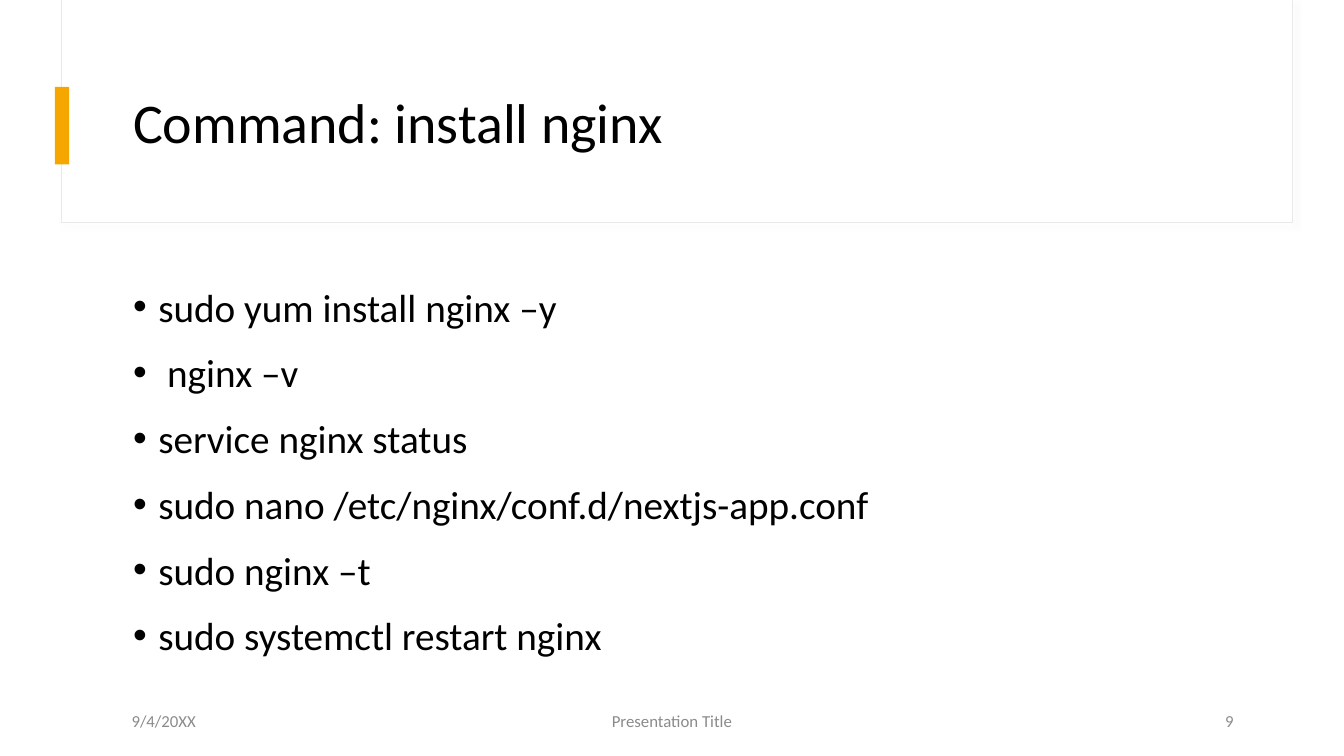
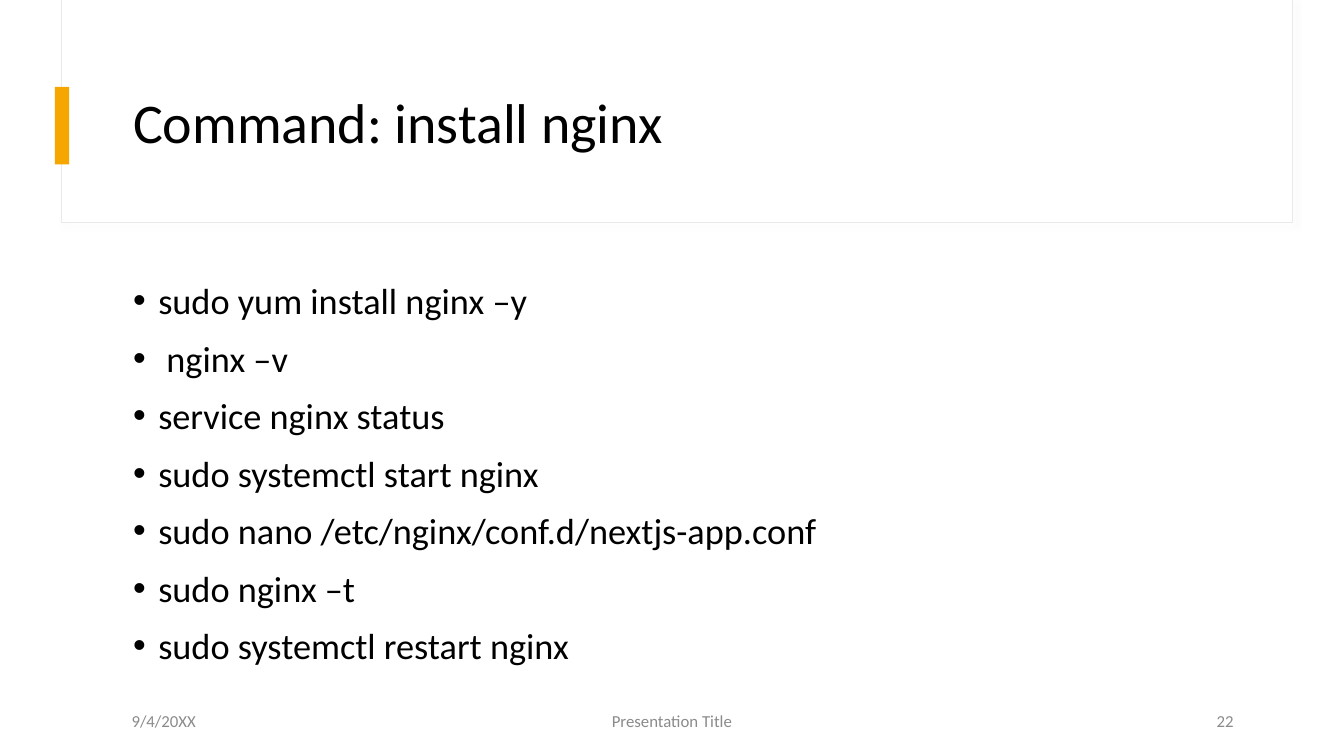
Before and after one commit to uzuhinta/aws_learning-resource, a slide deck: slide 22 of doc/EC2.pptx (slide 9 before the commit). Drawn at 1344x756 pixels with LibreOffice and Linux fonts; fonts in the diff are those of the drawing. Boxes give left, top, right and bottom in pixels: in the first picture for what was removed or moved away, otherwise in the second. Text is boxed around its words. In the diff, an @@ line names an element or a change of style, - is before the commit and + after.

```diff
--- a/doc/EC2.pptx
+++ b/doc/EC2.pptx
@@ text at <box>158,288,817,666</box>: size 28 to 25.9 pt in "sudo yum install nginx –y", "nginx –v", "service nginx status", "sudo nano /etc/nginx/conf.d/nextjs-app.conf" and 2 more places; line spacing 1.1 to 1 @@
@@ text at <box>158,461,539,494</box>: paragraph added @@
+• sudo systemctl start nginx
@@ page number at <box>1217,716,1234,727</box>: text changed @@
-9
+22
```
Also in this commit, not shown: 5 other slides changed, 16 slides added, 3 slides removed, 5 other files.
